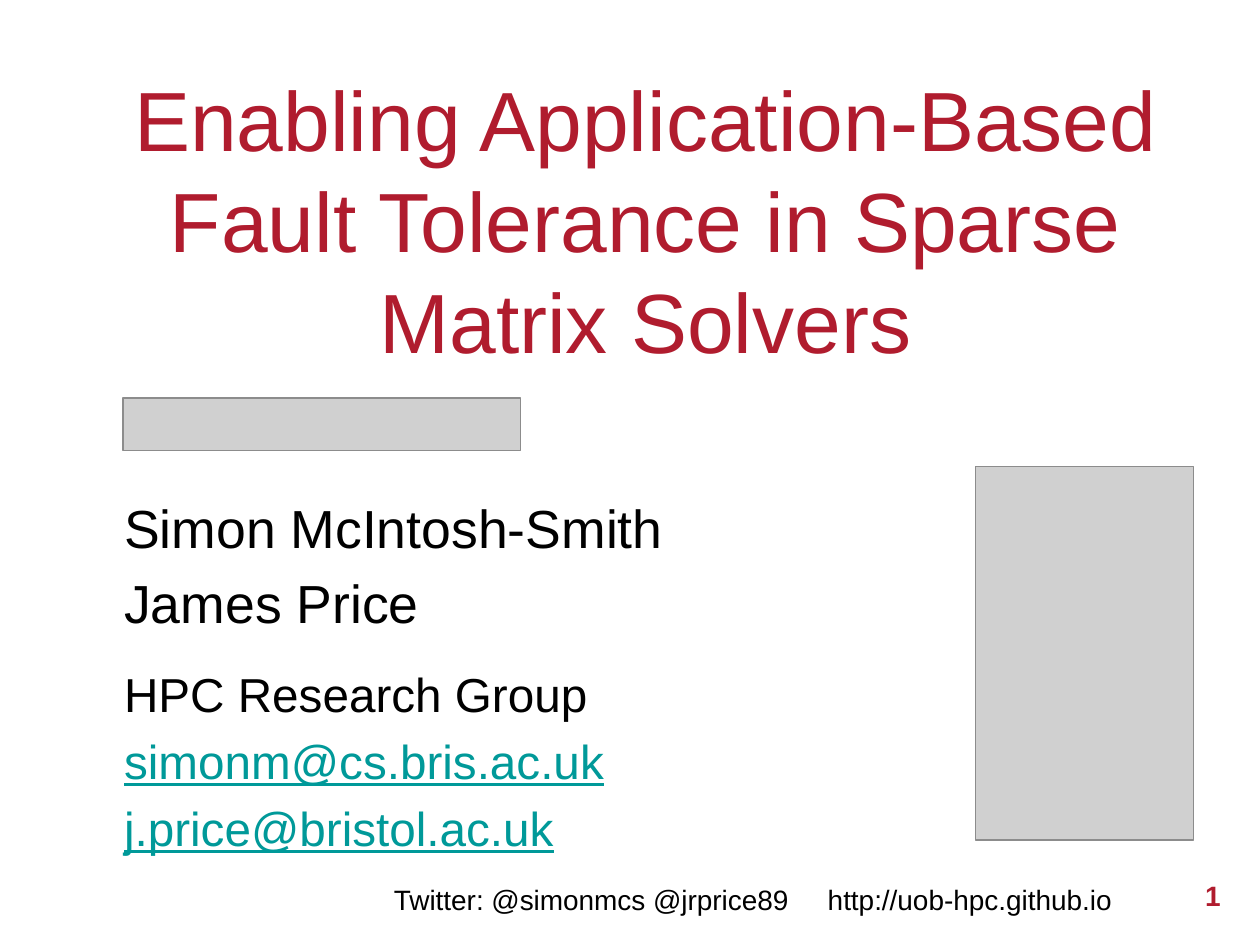
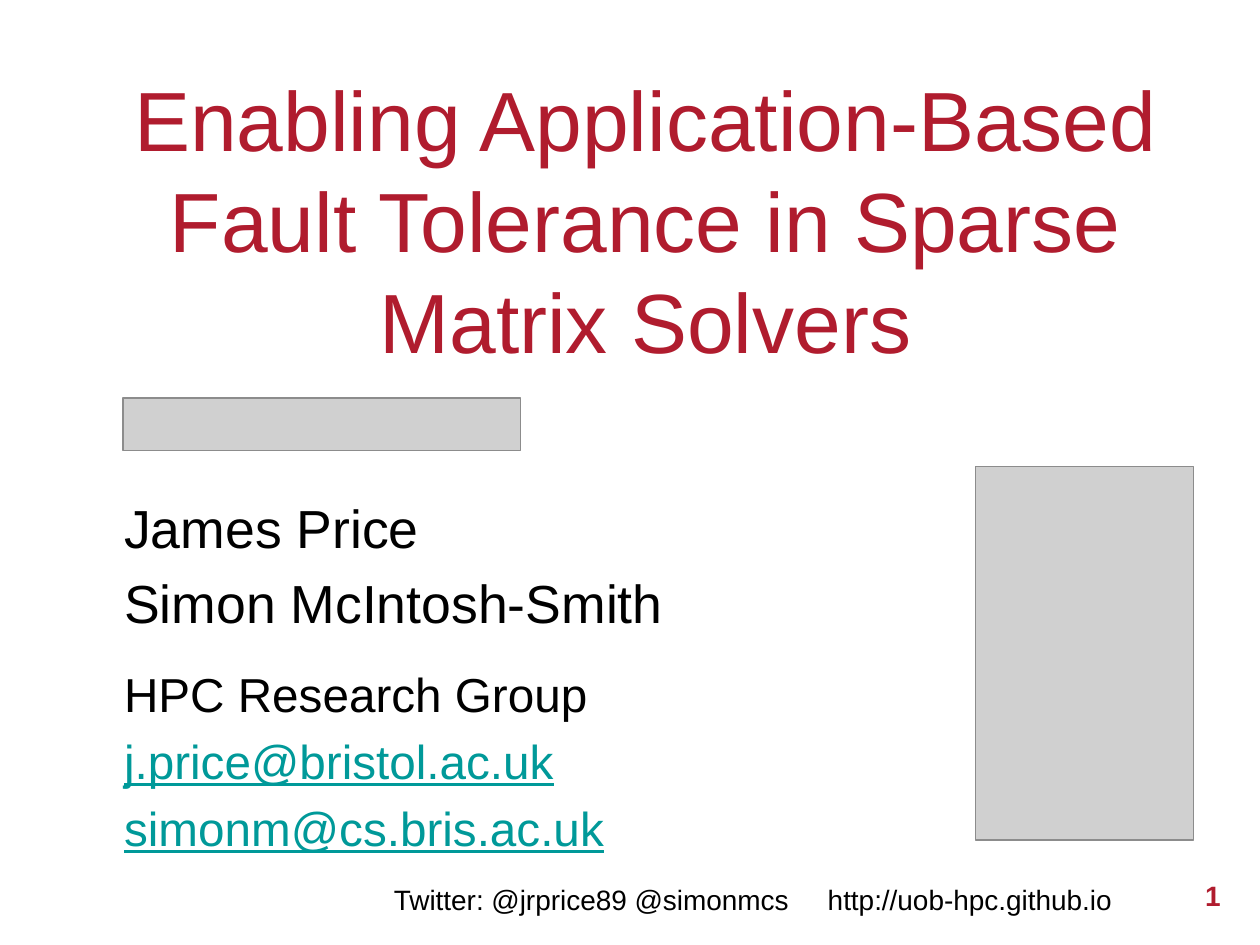
Before and after one commit to UoB-HPC/abft-training, a slide deck: slide 1 of abft-training.pptx. Drawn at 1260x945 pixels with LibreOffice and Linux fonts; fonts in the diff are those of the drawing; grey boxes stand for pictures; background and template pictures are left out. Boxes give left, top, right and bottom in pixels: in the first picture for what was removed or moved away, otherwise in the second. Text is boxed around its words. In the diff, an @@ line names an element or a change of style, - is before the commit and + after.

```diff
--- a/abft-training.pptx
+++ b/abft-training.pptx
@@ subtitle at (x1=124, y1=509, x2=419, y2=549): paragraph added @@
+James Price
@@ subtitle at (x1=124, y1=584, x2=419, y2=624): paragraph removed @@
-James Price
@@ subtitle at (x1=124, y1=744, x2=553, y2=788): paragraph added @@
+j.price@bristol.ac.uk
@@ subtitle at (x1=124, y1=811, x2=553, y2=855): paragraph removed @@
-j.price@bristol.ac.uk
@@ text at (x1=394, y1=889, x2=1112, y2=915): text changed @@
-Twitter: @simonmcs @jrprice89 http://uob-hpc.github.io
+Twitter: @jrprice89 @simonmcs http://uob-hpc.github.io
```
Also in this commit, not shown: 3 other slides changed, 1 slide added.
